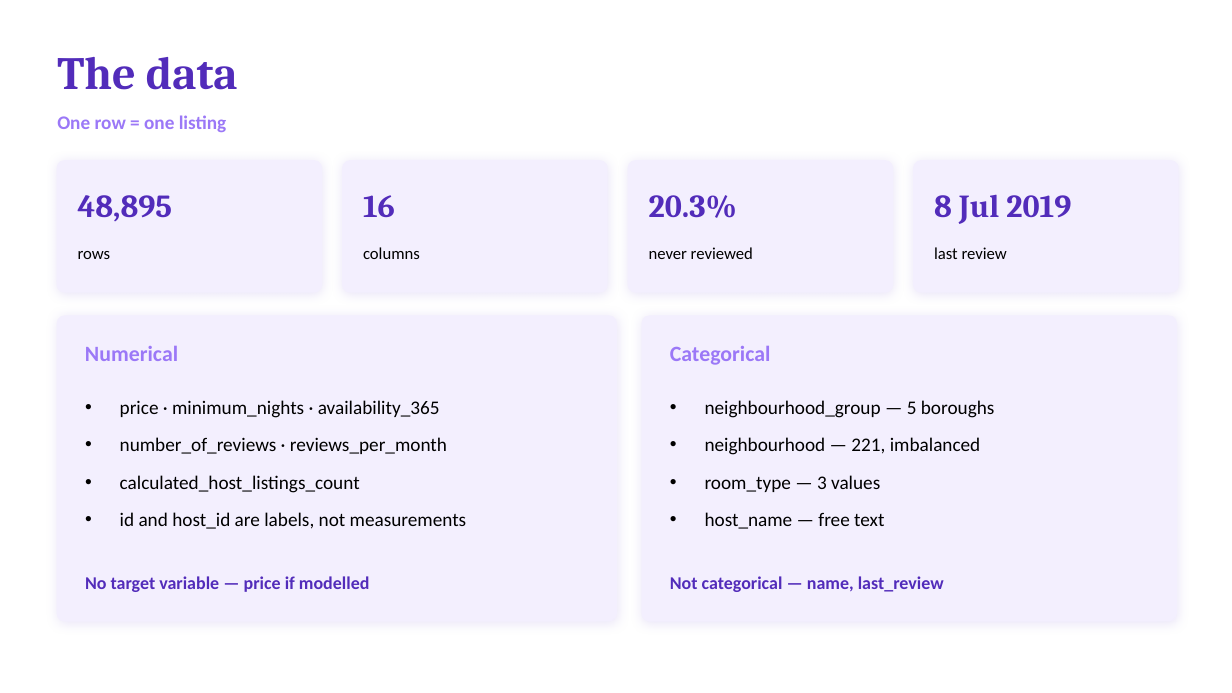
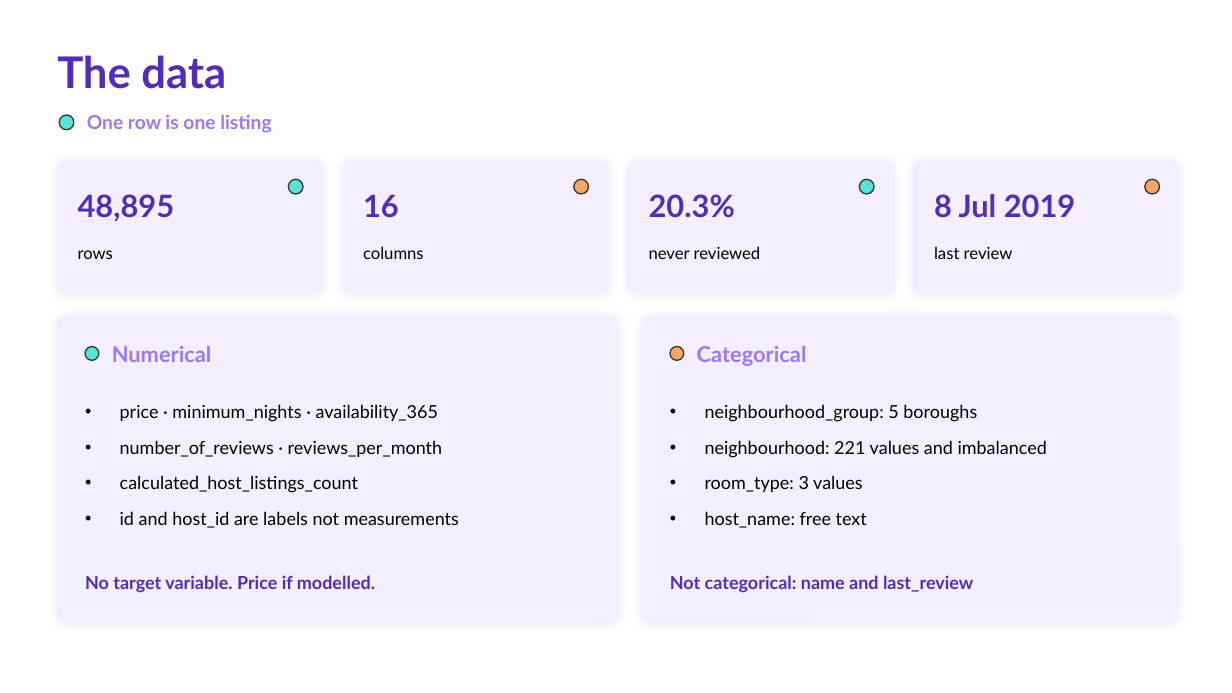
Before and after one commit to khaliddosari/Tuwaiq-Bootcamp, a slide deck: slide 2 of eda week 3/Khalid Al Dosari - EDA Project Presentation.pptx. Drawn at 1232x693 pixels with LibreOffice and Linux fonts; fonts in the diff are those of the drawing. Boxes give left, top, right and bottom in pixels: in the first picture for what was removed or moved away, otherwise in the second. Text is boxed around its words. In the diff, an @@ line names an element or a change of style, - is before the commit and + after.

```diff
--- a/eda week 3/Khalid Al Dosari - EDA Project Presentation.pptx
+++ b/eda week 3/Khalid Al Dosari - EDA Project Presentation.pptx
@@ text "The data" at [57,55,226,89]: size 36 to 34 pt, font Cambria to Lato @@
@@ ellipse added at [59,116,74,130], fill #57E3D8, outline #333333 1 pt @@
@@ text at [87,114,271,133]: text changed; font Calibri to Lato @@
-One row = one listing
+One row is one listing
@@ ellipse added at [288,179,303,194], fill #57E3D8, outline #333333 1 pt @@
@@ ellipse added at [574,179,589,194], fill #F4A664, outline #333333 1 pt @@
@@ ellipse added at [860,179,874,194], fill #57E3D8, outline #333333 1 pt @@
@@ size 25 to 24 pt, font Cambria to Lato in 4 elements at [363,194,399,218], [78,194,175,221], [649,194,735,218], [934,194,1075,218] @@
@@ ellipse added at [1145,179,1160,194], fill #F4A664, outline #333333 1 pt @@
@@ ellipse added at [85,347,99,360], fill #57E3D8, outline #333333 1 pt @@
@@ text "Numerical": place and size @@
-text "Numerical" at [85,346,178,361]
+text "Numerical" at [112,346,212,362]
@@ ellipse added at [670,347,684,360], fill #F4A664, outline #333333 1 pt @@
@@ font Calibri to Lato in 6 elements at [78,250,113,259], [363,246,424,259], [649,246,761,259], [934,246,1013,259], [112,346,212,362], [697,346,807,366] @@
@@ text "Categorical": place and size @@
-text "Categorical" at [670,346,771,365]
+text "Categorical" at [697,346,807,366]
@@ text at [120,404,442,493]: size 15 to 14 pt, font Calibri to Lato in "price · minimum_nights · availability_365", "number_of_reviews · reviews_per_month", "calculated_host_listings_count" @@
@@ text at [705,404,1047,528]: text changed; size 15 to 14 pt; font Calibri to Lato @@
-• neighbourhood_group — 5 boroughs
-• neighbourhood — 221, imbalanced
-• room_type — 3 values
-• host_name — free text
+• neighbourhood_group: 5 boroughs
+• neighbourhood: 221 values and imbalanced
+• room_type: 3 values
+• host_name: free text
@@ text at [120,511,459,528]: text changed; size 15 to 14 pt; font Calibri to Lato @@
-• id and host_id are labels, not measurements
+• id and host_id are labels not measurements
@@ text at [85,575,375,593]: text changed; font Calibri to Lato @@
-No target variable — price if modelled
+No target variable. Price if modelled.
@@ text at [670,575,973,593]: text changed; font Calibri to Lato @@
-Not categorical — name, last_review
+Not categorical: name and last_review
```
Also in this commit, not shown: 12 other slides changed.
